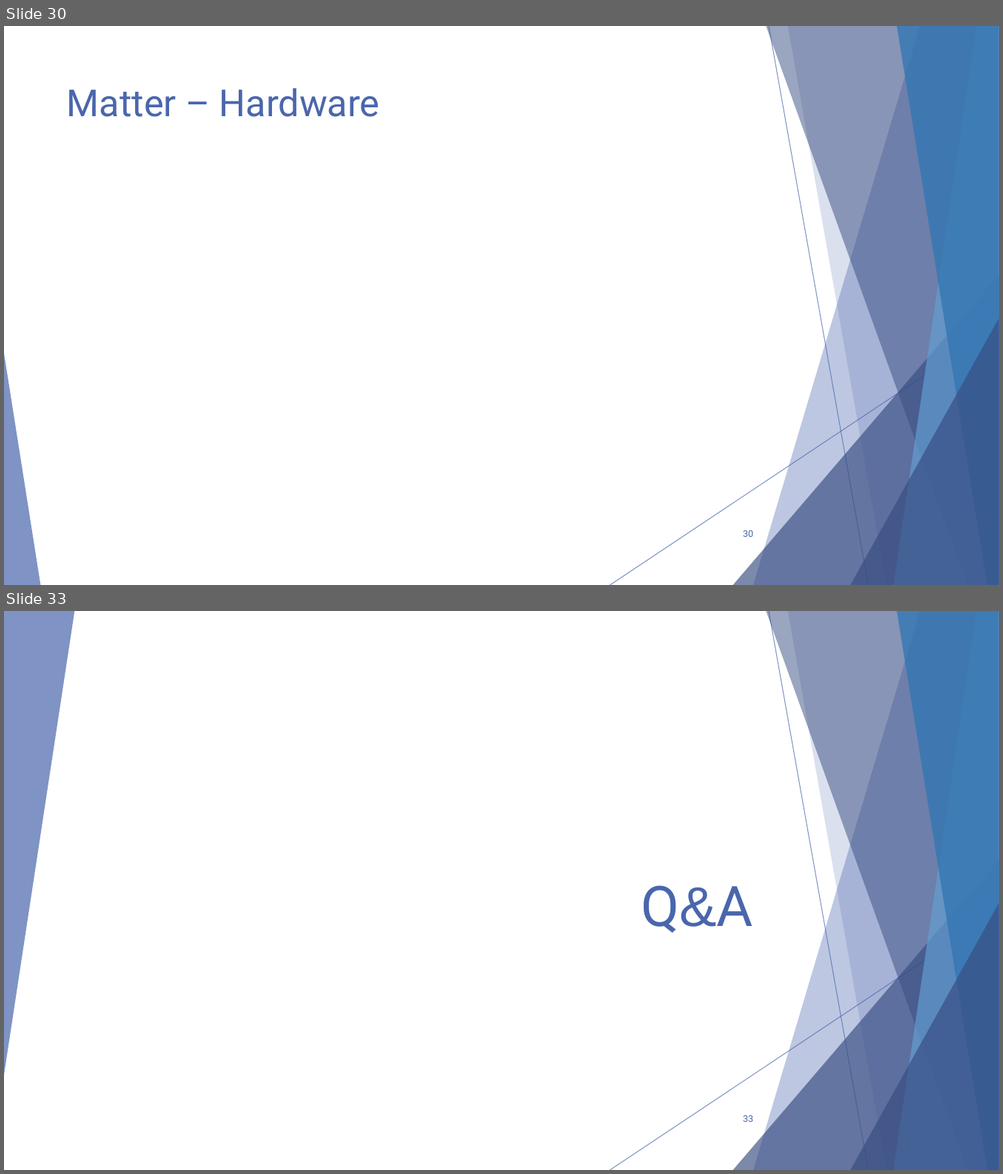
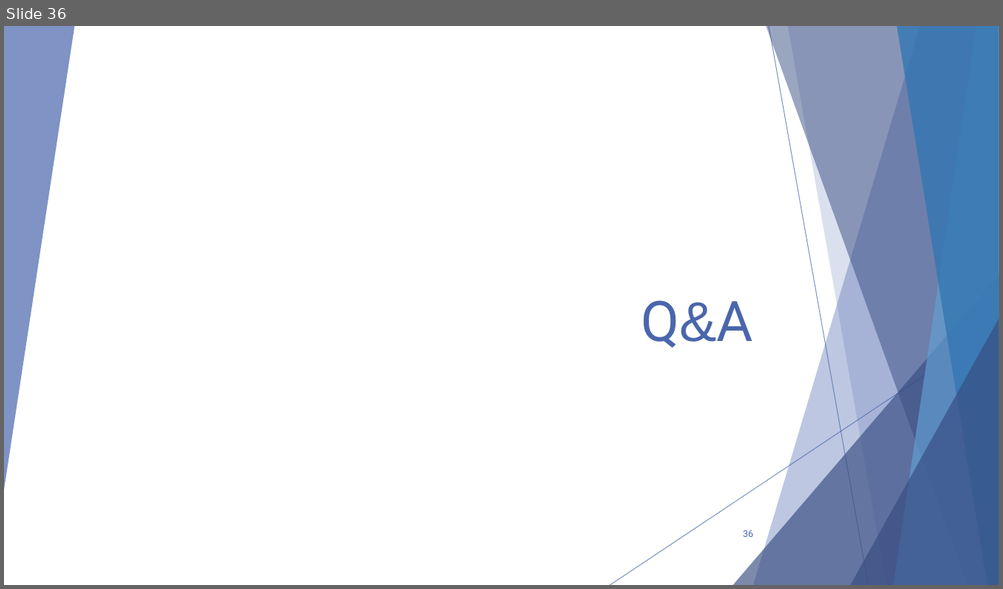
Before and after one commit to GysenBart/ProjectThreadMatter, a slide deck: Presentatie/ProjectThreadMatter.pptx. Shown one above the other, each under a label of ours: slides 30 and 33 before the commit, slide 36 after it; the slides between them are not shown. The pictures are 1003x1174 and 1003x589 pixels, drawn with LibreOffice and Linux fonts; fonts in the diff are those of the drawing. Boxes give left, top, right and bottom in pixels: in the first picture for what was removed or moved away, otherwise in the second. Text is boxed around its words. In the diff, an @@ line names an element or a change of style, - is before the commit and + after.

Commit message:
finished Matter section, added all the sections

```diff
--- a/Presentatie/ProjectThreadMatter.pptx
+++ b/Presentatie/ProjectThreadMatter.pptx
@@ slide 30 removed at bbox=[4, 26, 999, 585], background #FFFFFF; not listed: 9 template elements that a slide beside it also shows @@
@@ title removed at bbox=[67, 88, 380, 117] @@
-Matter – Hardware
@@ triangle removed at bbox=[4, 354, 40, 585] @@
@@ page number removed at bbox=[743, 531, 753, 537] @@
-30
@@ what was slide 33 is now slide 36 @@
@@ page number at bbox=[743, 531, 753, 537]: text changed @@
-33
+36
```
Also in this commit, not shown: 10 slides changed, 4 slides added.
